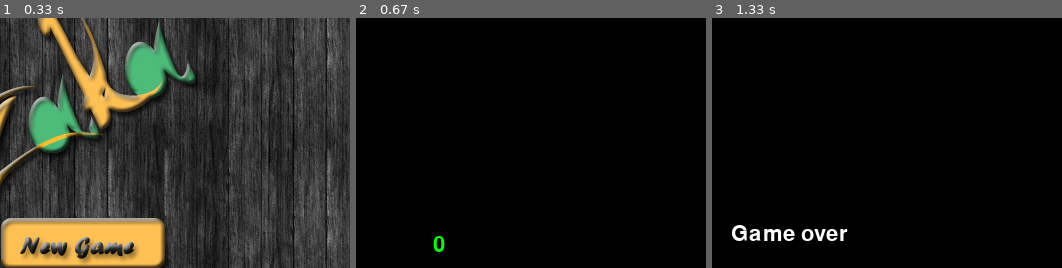
Above: before the commit, frames 1-3 (left to right).
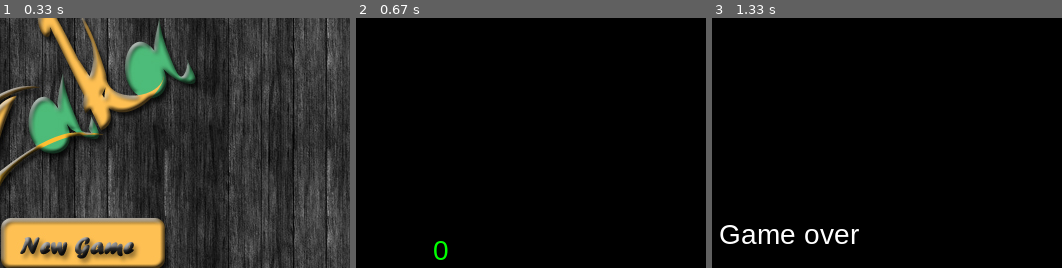
Above: after the commit, the same moments.

Repository: IngridMorstrad/Zaka
Game: pygame game, started from Zaka/Zaka.py
Same seed, same stepped clock (60 frames per second), same inputs: the game is played once before the commit and once after it. The source is Python 2; it was converted automatically to run under Python 3.
Inputs (mouse positions are % of the whole screen's width and height, from its top left):
- Up to frame 1 (0.33 s): no input
- Up to frame 2 (0.67 s): click (51, 52) at 0.38 s
- Up to frame 3 (1.33 s): hold Right 0.67-1.13 s; move the mouse to (46, 54) at 0.7 s; hold Up from 1.17 s (still down)
The pictures show only the part of the screen within x 39-89%, y 7-57%; the shares and areas given below are measured in that part.

Frame 1 is identical in both runs. In frame 2, 0.2% of the frame differs, in the area x 22-27%, y 87-97%; in frame 3, 1.5%, in the area x 2-42%, y 82-91%.

Commit message:
Changed to default fonts only
Also replaced old high score data with anonymous high score data

Diff:
--- a/Zaka/HSS.txt
+++ b/Zaka/HSS.txt
@@ -1,346 +1,22 @@
 (lp0
 (lp1
-I1000
-aS'ashiwn'
+I40
+aS'test2'
 p2
 acdatetime
 date
 p3
-(S'\x07\xdc\x08\x0f'
+(S'\x07\xdd\x06\t'
 p4
 tp5
 Rp6
 aa(lp7
-I470
-aS'guglu'
+I10
+aS'test'
 p8
 ag3
-(S'\x07\xdc\x08\x15'
+(S'\x07\xdd\x06\t'
 p9
 tp10
 Rp11
-aa(lp12
-I460
-aS'police'
-p13
-ag3
-(S'\x07\xdc\x08\x15'
-p14
-tp15
-Rp16
-aa(lp17
-I440
-aS'foooli'
-p18
-ag3
-(S'\x07\xdc\x08\x0f'
-p19
-tp20
-Rp21
-aa(lp22
-I310
-aS'polko'
-p23
-ag3
-(S'\x07\xdc\x08\x14'
-p24
-tp25
-Rp26
-aa(lp27
-I280
-aS'kokl'
-p28
-ag3
-(S'\x07\xdc\x08\x15'
-p29
-tp30
-Rp31
-aa(lp32
-I270
-aS'looki'
-p33
-ag3
-(S'\x07\xdc\x08\x0f'
-p34
-tp35
-Rp36
-aa(lp37
-I260
-aS'lofjae'
-p38
-ag3
-(S'\x07\xdc\x08\x14'
-p39
-tp40
-Rp41
-aa(lp42
-I260
-aS'kiel'
-p43
-ag3
-(S'\x07\xdc\x08\x0f'
-p44
-tp45
-Rp46
-aa(lp47
-I240
-aS'lokfa'
-p48
-ag3
-(S'\x07\xdc\x08\x14'
-p49
-tp50
-Rp51
-aa(lp52
-I190
-aS'lokia'
-p53
-ag3
-(S'\x07\xdc\x08\x0f'
-p54
-tp55
-Rp56
-aa(lp57
-I180
-aS'kool'
-p58
-ag3
-(S'\x07\xdc\x08\x0f'
-p59
-tp60
-Rp61
-aa(lp62
-I180
-aS'kfoae'
-p63
-ag3
-(S'\x07\xdc\x08\x14'
-p64
-tp65
-Rp66
-aa(lp67
-I170
-aS'bolongh'
-p68
-ag3
-(S'\x07\xdc\x08\x0f'
-p69
-tp70
-Rp71
-aa(lp72
-I150
-aS'bigiilo'
-p73
-ag3
-(S'\x07\xdc\x08\x14'
-p74
-tp75
-Rp76
-aa(lp77
-I140
-aS'problem'
-p78
-ag3
-(S'\x07\xdc\x08\x0f'
-p79
-tp80
-Rp81
-aa(lp82
-I140
-aS'bouglu'
-p83
-ag3
-(S'\x07\xdc\x08\x0f'
-p84
-tp85
-Rp86
-aa(lp87
-I140
-aS'awman'
-p88
-ag3
-(S'\x07\xdc\x08\x0f'
-p89
-tp90
-Rp91
-aa(lp92
-I120
-aS'moafk'
-p93
-ag3
-(S'\x07\xdc\x08\x0f'
-p94
-tp95
-Rp96
-aa(lp97
-I120
-aS'billing'
-p98
-ag3
-(S'\x07\xdc\x08\x0f'
-p99
-tp100
-Rp101
-aa(lp102
-I120
-aS'bazinger'
-p103
-ag3
-(S'\x07\xdc\x08\x0f'
-p104
-tp105
-Rp106
-aa(lp107
-I100
-aS'boook'
-p108
-ag3
-(S'\x07\xdc\x08\x0f'
-p109
-tp110
-Rp111
-aa(lp112
-I90
-aS'lfoe'
-p113
-ag3
-(S'\x07\xdc\x08\x0f'
-p114
-tp115
-Rp116
-aa(lp117
-I80
-aS'junae'
-p118
-ag3
-(S'\x07\xdc\x08\x0f'
-p119
-tp120
-Rp121
-aa(lp122
-I80
-aS'bsdgs'
-p123
-ag3
-(S'\x07\xdc\x08\x0f'
-p124
-tp125
-Rp126
-aa(lp127
-I50
-aS'killi'
-p128
-ag3
-(S'\x07\xdc\x08\x0f'
-p129
-tp130
-Rp131
-aa(lp132
-I40
-aS'kola'
-p133
-ag3
-(S'\x07\xdc\x08\x0f'
-p134
-tp135
-Rp136
-aa(lp137
-I40
-aS'jacok'
-p138
-ag3
-(S'\x07\xdc\x08\x0f'
-p139
-tp140
-Rp141
-aa(lp142
-I30
-aS'kokoko'
-p143
-ag3
-(S'\x07\xdc\x08\x0f'
-p144
-tp145
-Rp146
-aa(lp147
-I30
-aS'khgf'
-p148
-ag3
-(S'\x07\xdc\x08\x0f'
-p149
-tp150
-Rp151
-aa(lp152
-I20
-aS'nih'
-p153
-ag3
-(S'\x07\xdc\x08\x0f'
-p154
-tp155
-Rp156
-aa(lp157
-I20
-aS'lhhh'
-p158
-ag3
-(S'\x07\xdc\x08\x0f'
-p159
-tp160
-Rp161
-aa(lp162
-I20
-aS'kkl'
-p163
-ag3
-(S'\x07\xdc\x08\x0f'
-p164
-tp165
-Rp166
-aa(lp167
-I20
-aS'binag'
-p168
-ag3
-(S'\x07\xdc\x08\x0f'
-p169
-tp170
-Rp171
-aa(lp172
-I10
-aS'lliii'
-p173
-ag3
-(S'\x07\xdc\x08\x0f'
-p174
-tp175
-Rp176
-aa(lp177
-I10
-aS'ko'
-p178
-ag3
-(S'\x07\xdc\x08\x0f'
-p179
-tp180
-Rp181
-aa(lp182
-I10
-aS'klkpk'
-p183
-ag3
-(S'\x07\xdc\x08\x0f'
-p184
-tp185
-Rp186
-aa(lp187
-I10
-aS'jijj'
-p188
-ag3
-(S'\x07\xdc\x08\x0f'
-p189
-tp190
-Rp191
 aa.
--- a/Zaka/Zaka.py
+++ b/Zaka/Zaka.py
@@ -260,7 +260,7 @@
 SCREEN_HEIGHT=500
 clock=pygame.time.Clock()
 screen = pygame.display.set_mode((SCREEN_WIDTH, SCREEN_HEIGHT), 0, 32)
-my_font = pygame.font.SysFont("Analog", 32)
+my_font = pygame.font.SysFont("Trebuchet MS", 28)
 menufont = pygame.font.SysFont("Verdana", 16)
 eatSound=pygame.mixer.Sound('sounds/eat.wav')
 endSound=pygame.mixer.Sound('sounds/awh_man.wav')
